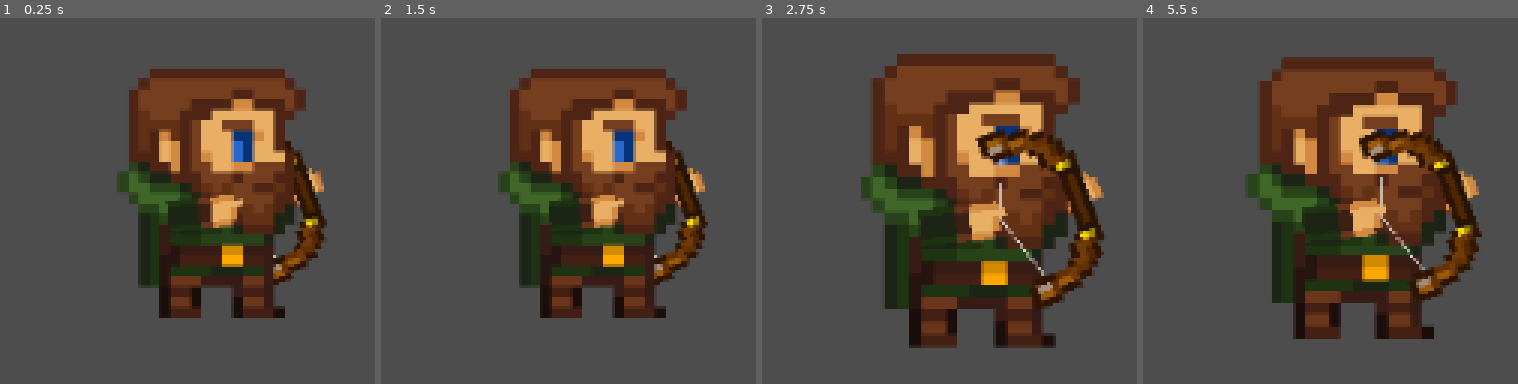
Above: before the commit, frames 1-4 (left to right).
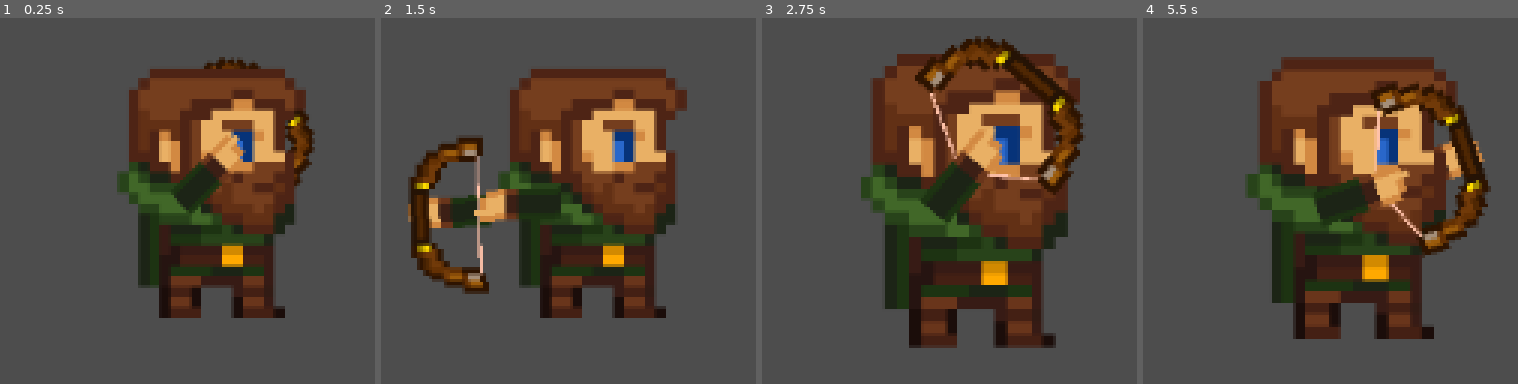
Above: after the commit, the same moments.

Repository: Dan-Yaacobi/Limbo-Fate
Game: Godot game, scene res://Player/Scenes/Player.tscn
Same seed, same stepped clock (60 frames per second), same inputs: the game is played once before the commit and once after it. Before the commit the project has no main scene; this scene is started directly in both runs.
Inputs (mouse positions are in pixels of both pictures, inside the frame that each line leads up to):
- Up to frame 1 (0.25 s): no input
- Up to frame 2 (1.5 s): tap Enter at 0.5 s; move the mouse to (outside the picture) at 0.52 s; press the mouse at (outside the picture) at 0.53 s; move the mouse to (outside the picture) at 1.27 s; release the mouse at (outside the picture) at 1.28 s; click (outside the picture) at 1.35 s
- Up to frame 3 (2.75 s): move the mouse to (outside the picture) at 2.02 s; press the mouse at (outside the picture) at 2.03 s
- Up to frame 4 (5.5 s): move the mouse to (outside the picture) at 2.77 s; release the mouse at (outside the picture) at 2.78 s; click (outside the picture) at 2.85 s; move the mouse to (outside the picture) at 3.52 s; press the mouse at (outside the picture) at 3.53 s; move the mouse to (outside the picture) at 4.27 s; release the mouse at (outside the picture) at 4.28 s; click (outside the picture) at 4.35 s; move the mouse to (1495, 149) at 5.02 s; press the mouse at (1495, 149) at 5.03 s

The runs differ from the first frame. In frame 1, 5.8% of the frame differs, in the area x 44-88%, y 10-73%; in frame 2, 10%; in frame 3, 13%, in the area x 40-92%, y 4-80%; in frame 4, 11%.

Commit message:
Working String Pull
Pulling the string works. still need to fix animation transition and h_flip

Diff:
--- /dev/null
+++ b/Player/Scenes/Arm.tscn
@@ -0,0 +1,3 @@
+[gd_scene format=3 uid="uid://dskpaq0ekw7io"]
+
+[node name="Arm" type="Node2D"]
--- a/Player/Scenes/Player.tscn
+++ b/Player/Scenes/Player.tscn
@@ -13,13 +13,11 @@
 
 [node name="PlayerHand" parent="." instance=ExtResource("3_00wgq")]
 z_index = 2
-position = Vector2(-6, 6)
-rotation = -1.67552
+position = Vector2(-5, 5)
 
 [node name="PlayerOffHand" parent="." instance=ExtResource("4_31kd4")]
 z_index = -2
-position = Vector2(2, 7)
-rotation = -1.91463
+position = Vector2(2, 5)
 
 [node name="Sprite2D" type="Sprite2D" parent="."]
 
--- a/Player/Scenes/PlayerMainHand.tscn
+++ b/Player/Scenes/PlayerMainHand.tscn
@@ -1,74 +1,7 @@
-[gd_scene load_steps=7 format=3 uid="uid://7vjvk5bghwkq"]
+[gd_scene load_steps=17 format=3 uid="uid://7vjvk5bghwkq"]
 
 [ext_resource type="Script" path="res://Player/Scripts/player_hand.gd" id="1_grn42"]
 [ext_resource type="Texture2D" uid="uid://x2ybpkt3kmnk" path="res://Player/Sprites/PlayerHandSprite.png" id="2_075al"]
-
-[sub_resource type="Animation" id="Animation_52yoq"]
-resource_name = "Pull"
-step = 0.05
-tracks/0/type = "value"
-tracks/0/imported = false
-tracks/0/enabled = true
-tracks/0/path = NodePath("Sprite2D:frame")
-tracks/0/interp = 1
-tracks/0/loop_wrap = true
-tracks/0/keys = {
-"times": PackedFloat32Array(0, 0.2, 0.4, 0.6, 0.8, 1),
-"transitions": PackedFloat32Array(1, 1, 1, 1, 1, 1),
-"update": 0,
-"values": [0, 1, 2, 3, 4, 5]
-}
-tracks/1/type = "value"
-tracks/1/imported = false
-tracks/1/enabled = true
-tracks/1/path = NodePath(".:rotation")
-tracks/1/interp = 1
-tracks/1/loop_wrap = true
-tracks/1/keys = {
-"times": PackedFloat32Array(0.5, 0.7, 0.85, 1),
-"transitions": PackedFloat32Array(1, 1, 1, 1),
-"update": 0,
-"values": [0.0, 0.0, 0.0, 0.0]
-}
-
-[sub_resource type="Animation" id="Animation_25jve"]
-length = 0.001
-tracks/0/type = "value"
-tracks/0/imported = false
-tracks/0/enabled = true
-tracks/0/path = NodePath("Sprite2D:frame")
-tracks/0/interp = 1
-tracks/0/loop_wrap = true
-tracks/0/keys = {
-"times": PackedFloat32Array(0),
-"transitions": PackedFloat32Array(1),
-"update": 1,
-"values": [2]
-}
-tracks/1/type = "value"
-tracks/1/imported = false
-tracks/1/enabled = false
-tracks/1/path = NodePath(".:rotation")
-tracks/1/interp = 1
-tracks/1/loop_wrap = true
-tracks/1/keys = {
-"times": PackedFloat32Array(0),
-"transitions": PackedFloat32Array(1),
-"update": 0,
-"values": [0.0]
-}
-tracks/2/type = "value"
-tracks/2/imported = false
-tracks/2/enabled = false
-tracks/2/path = NodePath("Sprite2D:rotation")
-tracks/2/interp = 1
-tracks/2/loop_wrap = true
-tracks/2/keys = {
-"times": PackedFloat32Array(0),
-"transitions": PackedFloat32Array(1),
-"update": 0,
-"values": [0.0]
-}
 
 [sub_resource type="Animation" id="Animation_e83k8"]
 resource_name = "Max_Pull"
@@ -97,24 +30,140 @@
 "times": PackedFloat32Array(0, 0.1),
 "transitions": PackedFloat32Array(1, 1),
 "update": 0,
-"values": [0.0872665, -0.0872665]
+"values": [-0.0872665, 0.0872665]
+}
+
+[sub_resource type="Animation" id="Animation_52yoq"]
+resource_name = "Pull"
+step = 0.05
+tracks/0/type = "value"
+tracks/0/imported = false
+tracks/0/enabled = true
+tracks/0/path = NodePath("Sprite2D:frame")
+tracks/0/interp = 1
+tracks/0/loop_wrap = true
+tracks/0/keys = {
+"times": PackedFloat32Array(0, 0.2, 0.4, 0.6, 0.8, 1),
+"transitions": PackedFloat32Array(1, 1, 1, 1, 1, 1),
+"update": 0,
+"values": [0, 1, 2, 3, 4, 5]
+}
+
+[sub_resource type="Animation" id="Animation_25jve"]
+length = 0.001
+tracks/0/type = "value"
+tracks/0/imported = false
+tracks/0/enabled = true
+tracks/0/path = NodePath("Sprite2D:frame")
+tracks/0/interp = 1
+tracks/0/loop_wrap = true
+tracks/0/keys = {
+"times": PackedFloat32Array(0),
+"transitions": PackedFloat32Array(1),
+"update": 1,
+"values": [2]
+}
+tracks/1/type = "value"
+tracks/1/imported = false
+tracks/1/enabled = true
+tracks/1/path = NodePath("Sprite2D:rotation")
+tracks/1/interp = 1
+tracks/1/loop_wrap = true
+tracks/1/keys = {
+"times": PackedFloat32Array(0),
+"transitions": PackedFloat32Array(1),
+"update": 0,
+"values": [0.0]
+}
+
+[sub_resource type="Animation" id="Animation_8g0cn"]
+resource_name = "Idle"
+step = 0.05
+tracks/0/type = "value"
+tracks/0/imported = false
+tracks/0/enabled = true
+tracks/0/path = NodePath("Sprite2D:frame")
+tracks/0/interp = 1
+tracks/0/loop_wrap = true
+tracks/0/keys = {
+"times": PackedFloat32Array(0),
+"transitions": PackedFloat32Array(1),
+"update": 1,
+"values": [0]
+}
+tracks/1/type = "value"
+tracks/1/imported = false
+tracks/1/enabled = true
+tracks/1/path = NodePath("Sprite2D:rotation")
+tracks/1/interp = 1
+tracks/1/loop_wrap = true
+tracks/1/keys = {
+"times": PackedFloat32Array(0),
+"transitions": PackedFloat32Array(1),
+"update": 0,
+"values": [0.0]
 }
 
 [sub_resource type="AnimationLibrary" id="AnimationLibrary_3cely"]
 _data = {
+"Idle": SubResource("Animation_8g0cn"),
 "Max_Pull": SubResource("Animation_e83k8"),
 "Pull": SubResource("Animation_52yoq"),
 "RESET": SubResource("Animation_25jve")
 }
 
-[node name="PlayerMainHand" type="Node2D"]
+[sub_resource type="AnimationNodeAnimation" id="AnimationNodeAnimation_q2cno"]
+animation = &"Idle"
+
+[sub_resource type="AnimationNodeAnimation" id="AnimationNodeAnimation_1jq0d"]
+animation = &"Max_Pull"
+
+[sub_resource type="AnimationNodeAnimation" id="AnimationNodeAnimation_8jpe1"]
+animation = &"Pull"
+
+[sub_resource type="AnimationNodeStateMachineTransition" id="AnimationNodeStateMachineTransition_snu2g"]
+switch_mode = 2
+advance_mode = 2
+
+[sub_resource type="AnimationNodeStateMachineTransition" id="AnimationNodeStateMachineTransition_v8qpv"]
+switch_mode = 2
+advance_mode = 2
+
+[sub_resource type="AnimationNodeStateMachineTransition" id="AnimationNodeStateMachineTransition_c4iq4"]
+switch_mode = 1
+advance_mode = 2
+advance_condition = &"is_drawing"
+
+[sub_resource type="AnimationNodeStateMachineTransition" id="AnimationNodeStateMachineTransition_hl0iq"]
+switch_mode = 1
+advance_mode = 2
+
+[sub_resource type="AnimationNodeStateMachineTransition" id="AnimationNodeStateMachineTransition_5dxjb"]
+switch_mode = 1
+advance_mode = 2
+
+[sub_resource type="AnimationNodeStateMachine" id="AnimationNodeStateMachine_ip4i4"]
+states/End/position = Vector2(446, 249)
+states/Idle/node = SubResource("AnimationNodeAnimation_q2cno")
+states/Idle/position = Vector2(125, 88)
+states/Max_Pull/node = SubResource("AnimationNodeAnimation_1jq0d")
+states/Max_Pull/position = Vector2(223, 217)
+states/Pull/node = SubResource("AnimationNodeAnimation_8jpe1")
+states/Pull/position = Vector2(316, 102)
+states/Start/position = Vector2(-24, 88)
+transitions = ["Pull", "Max_Pull", SubResource("AnimationNodeStateMachineTransition_snu2g"), "Start", "Idle", SubResource("AnimationNodeStateMachineTransition_v8qpv"), "Idle", "Pull", SubResource("AnimationNodeStateMachineTransition_c4iq4"), "Pull", "Idle", SubResource("AnimationNodeStateMachineTransition_hl0iq"), "Max_Pull", "Idle", SubResource("AnimationNodeStateMachineTransition_5dxjb")]
+graph_offset = Vector2(-262, -3)
+
+[node name="PlayerMainHand" type="CharacterBody2D"]
 script = ExtResource("1_grn42")
 
 [node name="Sprite2D" type="Sprite2D" parent="."]
 z_index = 2
-position = Vector2(0, 4)
+position = Vector2(4.76837e-07, -4.76837e-07)
 scale = Vector2(0.6, 0.6)
 texture = ExtResource("2_075al")
+centered = false
+offset = Vector2(-7.5, -1)
 hframes = 6
 frame = 2
 
@@ -122,3 +171,11 @@
 libraries = {
 "": SubResource("AnimationLibrary_3cely")
 }
+
+[node name="HoldPosition" type="Node2D" parent="."]
+position = Vector2(0.5, 7)
+
+[node name="AnimationTree" type="AnimationTree" parent="."]
+tree_root = SubResource("AnimationNodeStateMachine_ip4i4")
+anim_player = NodePath("../AnimationPlayer")
+parameters/conditions/is_drawing = false
--- a/Player/Scenes/PlayerOffHand.tscn
+++ b/Player/Scenes/PlayerOffHand.tscn
@@ -1,21 +1,70 @@
-[gd_scene load_steps=3 format=3 uid="uid://dxk6tfmffd8bb"]
+[gd_scene load_steps=7 format=3 uid="uid://dxk6tfmffd8bb"]
 
 [ext_resource type="Texture2D" uid="uid://d3l31kuovyir1" path="res://Player/Sprites/PlayerOffHandSprite.png" id="1_bfu6e"]
+[ext_resource type="Script" path="res://Player/Scripts/player_off_hand.gd" id="1_os01g"]
 [ext_resource type="PackedScene" uid="uid://b48p8ycg368a5" path="res://Bow/Scenes/Bow.tscn" id="2_xbtm6"]
 
-[node name="PlayerOffHand" type="Node2D"]
+[sub_resource type="Animation" id="Animation_o0dpc"]
+resource_name = "Pull"
+step = 0.05
+tracks/0/type = "value"
+tracks/0/imported = false
+tracks/0/enabled = true
+tracks/0/path = NodePath("Line2D:points")
+tracks/0/interp = 1
+tracks/0/loop_wrap = true
+tracks/0/keys = {
+"times": PackedFloat32Array(0, 1),
+"transitions": PackedFloat32Array(1, 1),
+"update": 0,
+"values": [PackedVector2Array(-1.667, -1.667, 6.667, -1.667, 10, -1.667, 20, -1.667), PackedVector2Array(-1.667, -1.667, 6.667, -10, 10, -10, 20, -1.667)]
+}
+
+[sub_resource type="Animation" id="Animation_tixxj"]
+length = 0.001
+tracks/0/type = "value"
+tracks/0/imported = false
+tracks/0/enabled = true
+tracks/0/path = NodePath("Line2D:points")
+tracks/0/interp = 1
+tracks/0/loop_wrap = true
+tracks/0/keys = {
+"times": PackedFloat32Array(0),
+"transitions": PackedFloat32Array(1),
+"update": 0,
+"values": [PackedVector2Array(-1.667, -1.667, 6.667, -1.667, 10, -1.667, 20, -1.667)]
+}
+
+[sub_resource type="AnimationLibrary" id="AnimationLibrary_t6bga"]
+_data = {
+"Pull": SubResource("Animation_o0dpc"),
+"RESET": SubResource("Animation_tixxj")
+}
+
+[node name="PlayerOffHand" type="CharacterBody2D"]
 scale = Vector2(0.6, 0.6)
+script = ExtResource("1_os01g")
 
 [node name="Sprite2D" type="Sprite2D" parent="."]
-position = Vector2(3.33333, 6.66667)
 texture = ExtResource("1_bfu6e")
+centered = false
+offset = Vector2(-7.5, -1)
 
 [node name="Line2D" type="Line2D" parent="."]
 z_index = 1
-position = Vector2(-8.33333, 1.66667)
-points = PackedVector2Array(1.66667, 0, 11.6667, -3.33333, 20, 0)
-width = 0.2
+position = Vector2(-8.33333, 3.33333)
+points = PackedVector2Array(-1.667, -1.667, 6.667, -1.667, 10, -1.667, 20, -1.667)
+width = 0.4
+default_color = Color(1, 0.759619, 0.662997, 1)
 
 [node name="Bow" parent="." instance=ExtResource("2_xbtm6")]
 z_index = 2
-position = Vector2(1.66667, 5)
+position = Vector2(0, 6.66667)
+
+[node name="AnimationPlayer" type="AnimationPlayer" parent="."]
+libraries = {
+"": SubResource("AnimationLibrary_t6bga")
+}
+
+[node name="MidStringPos" type="Node2D" parent="."]
+position = Vector2(0, 1.66667)
--- a/Player/Scripts/player.gd
+++ b/Player/Scripts/player.gd
@@ -1,18 +1,22 @@
 class_name Player extends CharacterBody2D
 
-@onready var player_off_hand: Node2D = $PlayerOffHand
+@onready var main_hand: PlayerHand = $PlayerHand
+@onready var off_hand: Node2D = $PlayerOffHand
 @onready var camera_2d: Camera2D = $Camera2D
 var zooming: bool
 
 func _ready() -> void:
-	player_off_hand.z_index = -2
+	off_hand.z_index = -2
 	pass
 
 
 func _process(delta: float) -> void:
 	shot_zoom(delta,zooming)
+	off_hand.rotation = main_hand.rotation
+	off_hand.global_position = main_hand.where_to_hold_string(off_hand.strng_pos_diff())
 
 func shot_zoom(speed: float ,zoom_in: bool) -> void:
+
 	if zoom_in:
 		if camera_2d.zoom.x < 6:
 			camera_2d.zoom += Vector2(speed,speed)
@@ -22,10 +26,16 @@
 
 func _unhandled_input(event: InputEvent) -> void:
 	if event.is_action_pressed("Shoot"):
-		player_off_hand.z_index = 0
+		off_hand.z_index = 0
+		main_hand.pull_animation()
+		off_hand.pull_string_animate()
 		await get_tree().create_timer(0.5).timeout
+
 		if event.is_action("Shoot"):
 			zooming = true
+
 	elif event.is_action_released("Shoot"):
-		player_off_hand.z_index = -2
+		main_hand.stop_animation()
+		off_hand.stop_animation()
+		off_hand.z_index = -2
 		zooming = false
--- a/Player/Scripts/player_hand.gd
+++ b/Player/Scripts/player_hand.gd
@@ -1,15 +1,39 @@
-class_name PlayerHand extends Node
+class_name PlayerHand extends CharacterBody2D
+@onready var animation_player: AnimationPlayer = $AnimationPlayer
+@onready var hold_position: Node2D = $HoldPosition
 
 signal pull_string
+var hand_direction: Vector2
 
-func _ready() -> void:
+func _process(delta: float) -> void:
+	calculate_direction_to_cursor()
+	set_hand_direction()
 	pass
 
-func _process(delta: float) -> void:
-	pass
+func calculate_direction_to_cursor() -> void:
+	var mouse_pos = get_global_mouse_position()
+	var player_pos = global_position
+	hand_direction = Vector2(mouse_pos[0] - player_pos[0],
+	 mouse_pos[1] - player_pos[1])
+	#if mouse_pos.x > player_pos.x + 4:
+		#player.update_direction(false)
+	#elif mouse_pos.x < player_pos.x - 4:
+		#player.update_direction(true)
+
+func set_hand_direction() -> void:
+	rotation = hand_direction.angle() - PI/2
 
 func aim()->void:
 	pass
 
-func _pull_animation() -> void:
+func pull_animation() -> void:
+	animation_player.play("Pull")
+	await animation_player.animation_finished
+	animation_player.play("Max_Pull")
 	pass
+
+func stop_animation() -> void:
+	animation_player.play("RESET")
+
+func where_to_hold_string(offset) -> Vector2:
+	return hold_position.global_position + offset
--- /dev/null
+++ b/Player/Scripts/player_off_hand.gd
@@ -0,0 +1,28 @@
+class_name PlayerOffHand extends CharacterBody2D
+
+@onready var string_line: Line2D = $Line2D
+@onready var animation_player: AnimationPlayer = $AnimationPlayer
+@onready var hand_sprite: Sprite2D = $Sprite2D
+@onready var mid_string_pos: Node2D = $MidStringPos
+
+func _ready() -> void:
+	pass
+
+func _process(delta: float) -> void:
+	pass
+
+func pull_string_animate() -> void:
+	animation_player.play("Pull")
+
+func stop_animation() -> void:
+	animation_player.play("RESET")
+
+func stretch_arm(stretch_amount) -> void:
+
+	hand_sprite.scale.y += stretch_amount
+	hand_sprite.position.y -= stretch_amount
+	position.y -= stretch_amount
+	pass
+
+func strng_pos_diff() -> Vector2:
+	return Vector2(0,0)
--- a/project.godot
+++ b/project.godot
@@ -11,6 +11,7 @@
 [application]
 
 config/name="Limbo Fate"
+run/main_scene="res://Player/Scenes/Player.tscn"
 config/features=PackedStringArray("4.3", "Forward Plus")
 config/icon="res://icon.svg"
 
